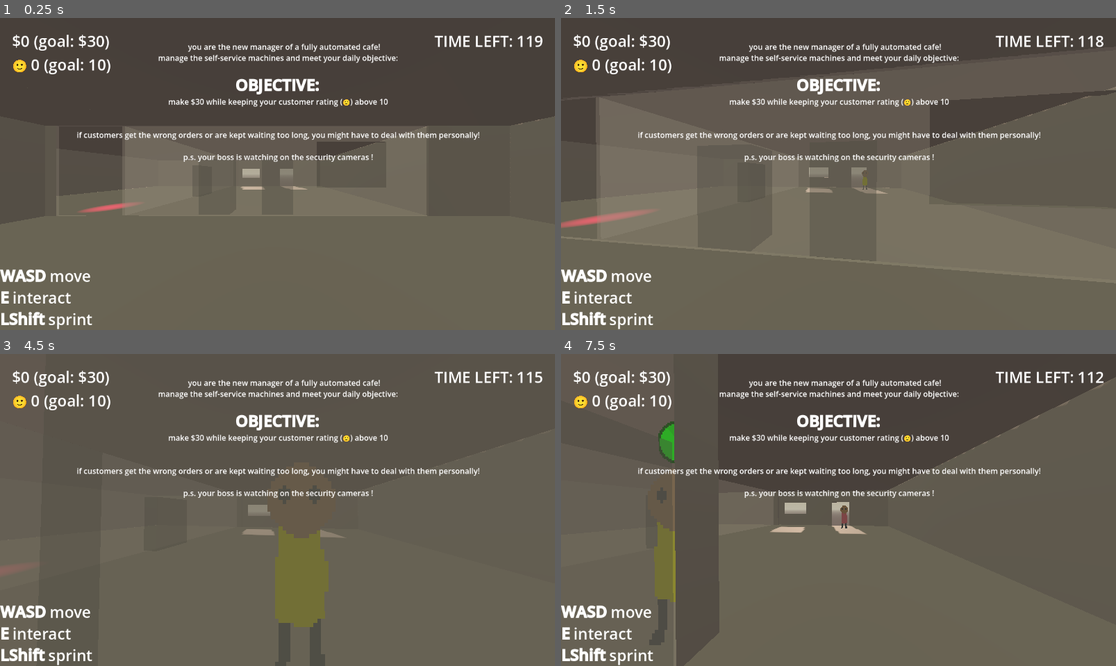
Above: before the commit, frames 1-4 (two rows, left to right).
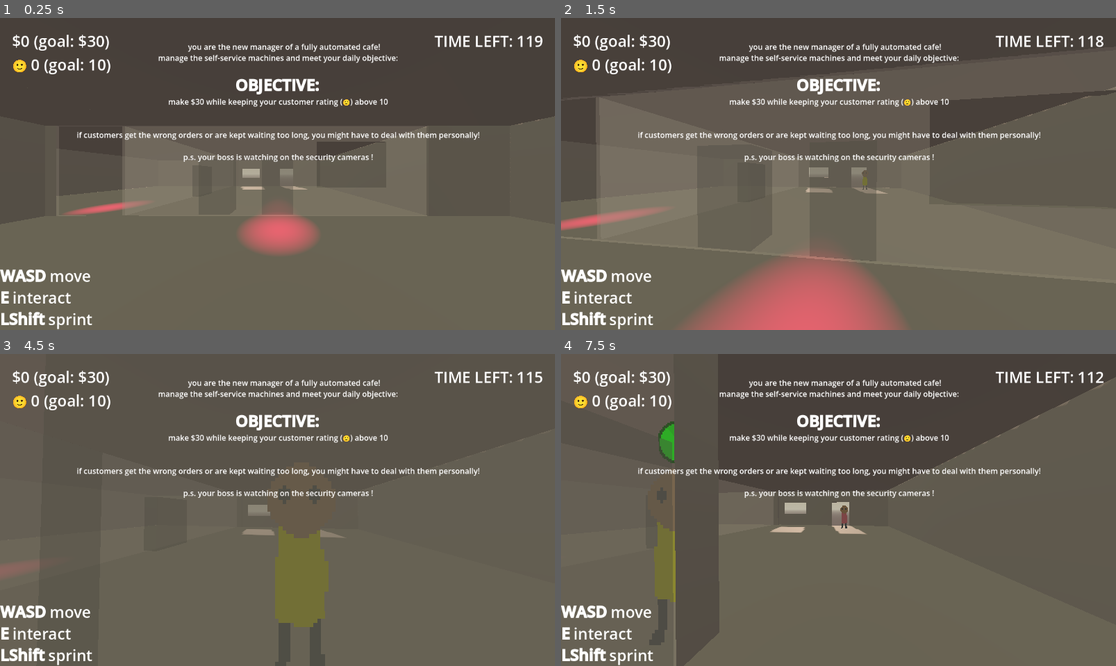
Above: after the commit, the same moments.

Repository: Sunday-Studio-Team/cafe
Game: Godot game, scene res://main.tscn
The game is run twice, just before and just after one commit, with the same random seed, the same clock (stepped at 60 frames per second) and the same inputs.
Inputs (mouse positions are in pixels of both pictures, inside the frame that each line leads up to):
- Up to frame 1 (0.25 s): no input
- Up to frame 2 (1.5 s): move the mouse to (866, 174) at 0.52 s; hold E (interact) 0.53-1.28 s; hold W (move_forward) from 0.53 s (still down); move the mouse to (810, 174) at 1.27 s; tap E (interact) at 1.35 s
- Up to frame 3 (4.5 s): keep holding W (move_forward); move the mouse to (288, 503) at 2.02 s; hold Shift (sprint) 2.03-2.78 s; tap E (interact) at 2.3, 3.05, 4.35 s; tap Enter at 2.75 s; move the mouse to (271, 516) at 2.77 s; tap I at 2.85 s; move the mouse to (316, 513) at 3.52 s; hold E (interact) 3.53-4.28 s; move the mouse to (233, 506) at 4.27 s
- Up to frame 4 (7.5 s): tap Space at 5 s; move the mouse to (844, 510) at 5.02 s; hold Shift (sprint) 5.03-5.78 s; tap E (interact) at 5.3, 6.05, 7.35 s; tap Enter at 5.75 s; move the mouse to (816, 503) at 5.77 s; release W (move_forward) at 5.78 s; hold D (move_right) 5.78-6.53 s; tap I at 5.85 s; move the mouse to (866, 510) at 6.52 s; hold E (interact) 6.53-7.28 s; hold W (move_forward) from 6.53 s (still down); move the mouse to (810, 510) at 7.27 s

The runs differ from the first frame. In frame 1, 1.7% of the frame differs, in the area x 11-58%, y 58-76%; in frame 2, 6.8%, in the area x 0-62%, y 60-100%; in frame 3, less than 0.1%; in frame 4, less than 0.1%.

Commit message:
add penalty for remaking drink on camera
real buggy

Diff:
--- a/godot/events.gd
+++ b/godot/events.gd
@@ -14,6 +14,7 @@
 signal gained_money
 signal customer_score_updated(increased: bool)
 signal player_caught_sprinting
+signal player_caught_remaking
 #Minigame Events
 signal minigame_active
 signal minigame_end
--- a/godot/global.gd
+++ b/godot/global.gd
@@ -26,6 +26,7 @@
 var goal_profit: float = 30
 var goal_customer_score: int = 10
 var penalty_for_sprinting: int = 5
+var penalty_for_remaking_drink: int = 5
 
 
 func _ready() -> void:
--- a/godot/main.tscn
+++ b/godot/main.tscn
@@ -175,7 +175,7 @@
 [node name="Player" parent="." unique_id=1025923804 instance=ExtResource("4_1bvp3")]
 transform = Transform3D(1, 0, 0, 0, 1, 0, 0, 0, 1, 0, 0, 8)
 
-[node name="UI" type="CanvasLayer" parent="." unique_id=1922 …(252 unchanged characters)… e_points_sound", "caught_printing_label")]
+[node name="UI" type="CanvasLayer" parent="." unique_id=1922 …(252 unchanged characters)… e_points_sound", "caught_printing_label", "caught_remaking_label")]
 script = ExtResource("5_lquwl")
 profit_label = NodePath("MarginContainer/Scores/Money")
 customer_happiness_label = NodePath("MarginContainer/Scores/Customer")
@@ -190,6 +190,7 @@
 gain_points_sound = NodePath("GainPointsSound")
 lose_points_sound = NodePath("LosePointsSound")
 caught_printing_label = NodePath("MarginContainer/CaughtSprinting")
+caught_remaking_label = NodePath("MarginContainer/CaughtRemaking")
 
 [node name="MarginContainer" type="MarginContainer" parent="UI" unique_id=192377891]
 anchors_preset = 15
@@ -294,6 +295,14 @@
 text = "-1 🙂caught sprinting"
 horizontal_alignment = 1
 
+[node name="CaughtRemaking" type="Label" parent="UI/MarginContainer" unique_id=2091099460]
+visible = false
+modulate = Color(0.7314912, 0, 0.07300905, 1)
+layout_mode = 2
+theme_override_font_sizes/font_size = 64
+text = "-1 🙂caught remaking"
+horizontal_alignment = 1
+
 [node name="MoneySound" type="AudioStreamPlayer" parent="UI" unique_id=220836306]
 stream = ExtResource("7_5vw27")
 volume_db = -5.0
@@ -310,7 +319,7 @@
 anchors_preset = 2
 anchor_top = 1.0
 anchor_bottom = 1.0
-offset_top = -69.0
+offset_top = -135.0
 offset_right = 1102.0
 grow_vertical = 0
 theme_override_font_sizes/normal_font_size = 32
@@ -372,3 +381,8 @@
 
 [node name="SecurityCam" parent="." unique_id=557976636 instance=ExtResource("12_dg77c")]
 transform = Transform3D(0.92853117, 0, -0.3712544, 0, 1, 0, 0.3712544, 0, 0.92853117, -6.9470425, 2.819897, 4.209534)
+
+[node name="SecurityCam2" parent="." unique_id=245896451 instance=ExtResource("12_dg77c")]
+transform = Transform3D(1, 0, 0, 0, 1, 0, 0, 0, 1, 0.1084466, 2.799243, 5.982108)
+rotation_amount = 120.0
+rotation_time = 5.0
--- a/godot/security_cam.gd
+++ b/godot/security_cam.gd
@@ -23,3 +23,7 @@
 			Events.player_caught_sprinting.emit()
 			timer.start()
 			Global.customer_score -= Global.penalty_for_sprinting
+		elif Input.is_action_pressed("interact") and Global.hovered_interactable.display_name.contains("remake drink"):
+			Events.player_caught_remaking.emit()
+			timer.start()
+			Global.customer_score -= Global.penalty_for_remaking_drink
--- a/godot/security_cam.tscn
+++ b/godot/security_cam.tscn
@@ -12,7 +12,7 @@
 light_color = Color(0.90588236, 0, 0.32941177, 1)
 light_energy = 10.0
 light_volumetric_fog_energy = 16.0
-spot_angle = 15.0
+spot_angle = 20.0
 
 [node name="RayCast3D" type="RayCast3D" parent="SpotLight3D" unique_id=1998490399]
 transform = Transform3D(1, 0, 0, 0, 0.7071066, 0.7071066, 0, -0.7071066, 0.7071066, 0, 0, 0)
--- a/godot/ui.gd
+++ b/godot/ui.gd
@@ -13,6 +13,7 @@
 @export var gain_points_sound: AudioStreamPlayer
 @export var lose_points_sound: AudioStreamPlayer
 @export var caught_printing_label: Label
+@export var caught_remaking_label: Label
 
 
 func _ready() -> void:
@@ -40,7 +41,13 @@
 			await get_tree().create_timer(1, false).timeout
 			caught_printing_label.hide()
 	)
-
+	Events.player_caught_remaking.connect(
+		func():
+			caught_remaking_label.text = "-%s🙂 caught remaking drink" % Global.penalty_for_remaking_drink
+			caught_remaking_label.show()
+			await get_tree().create_timer(1, false).timeout
+			caught_remaking_label.hide()
+	)
 	objective.text = (
 		"
 		you are the new manager of a fully automated cafe! \n manage the self-service machines and meet your daily objective:
